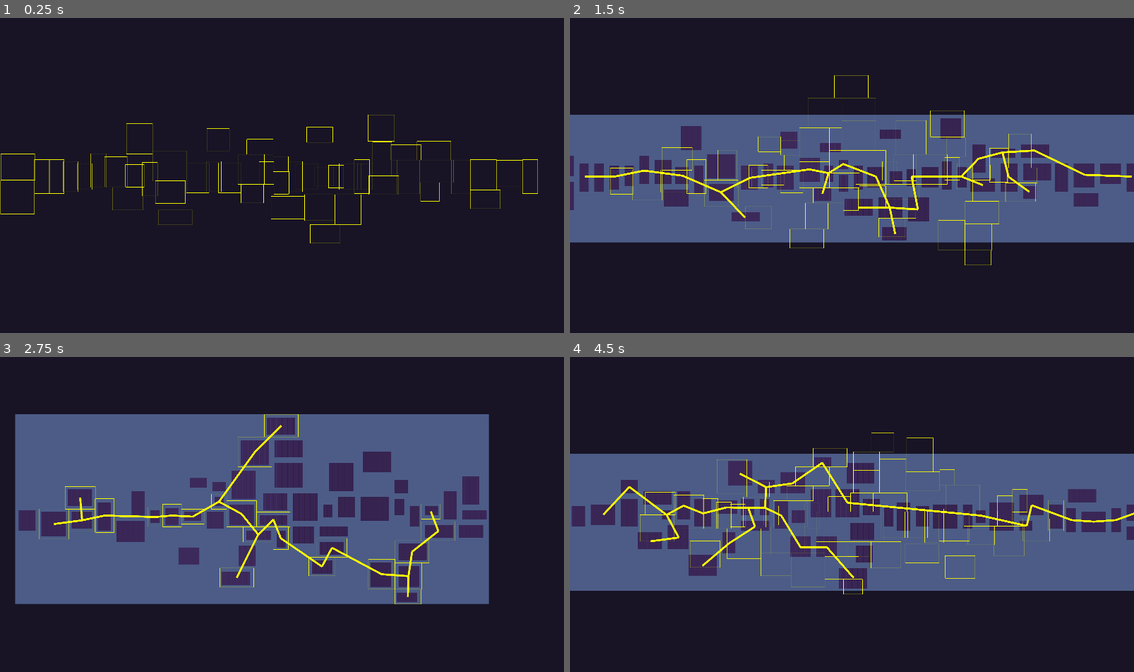
Above: before the commit, frames 1-4 (two rows, left to right).
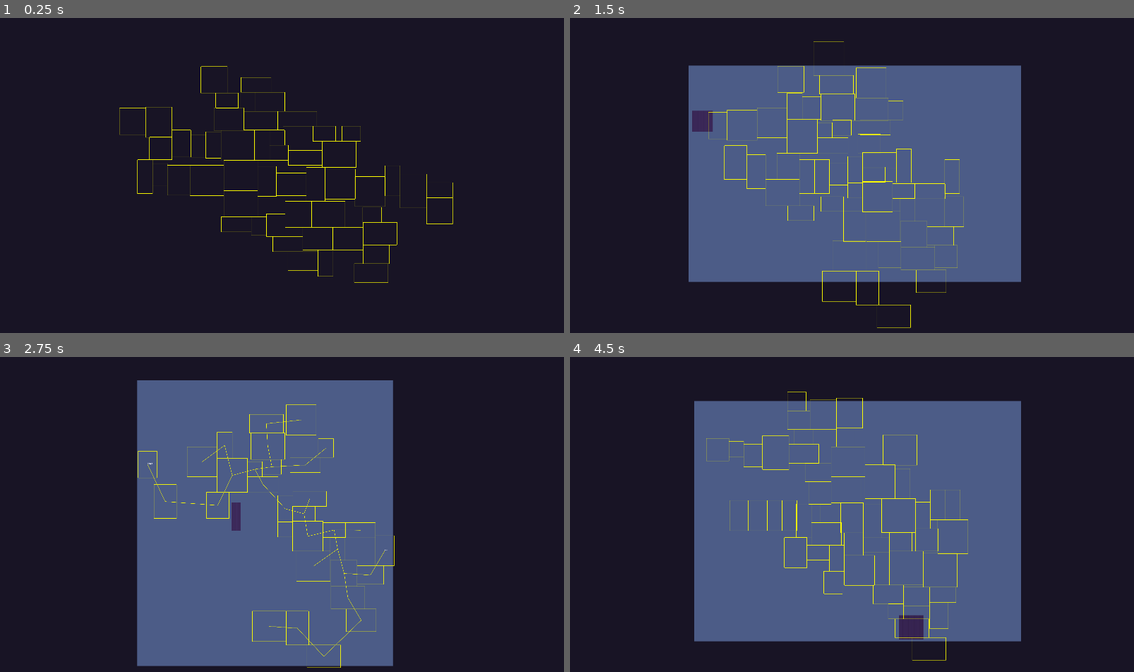
Above: after the commit, the same moments.

Repository: matheusmondenez/my-first-platform-game
Game: Godot game, scene res://wave_shooter/procedural_teste.tscn
Same seed, same stepped clock (60 frames per second), same inputs: the game is played once before the commit and once after it. This scene is started directly instead of the project's main scene.
Inputs (mouse positions are in pixels of both pictures, inside the frame that each line leads up to):
- Up to frame 1 (0.25 s): no input
- Up to frame 2 (1.5 s): tap Enter at 0.5 s; move the mouse to (976, 159) at 0.52 s; press the mouse at (976, 159) at 0.53 s; hold D (right) from 0.53 s (still down); tap W (up) at 0.77 s; move the mouse to (739, 191) at 1.27 s; release the mouse at (739, 191) at 1.28 s; tap Space (dash) at 1.35 s
- Up to frame 3 (2.75 s): tap W (up) at 1.52 s; click (169, 530) at 1.55 s; move the mouse to (338, 445) at 2.02 s; release D (right) at 2.03 s; press the mouse at (338, 445) at 2.03 s; hold A (left) from 2.03 s (still down)
- Up to frame 4 (4.5 s): tap Space (dash) at 2.75, 4.35 s; move the mouse to (823, 577) at 2.77 s; release A (left) at 2.78 s; release the mouse at (823, 577) at 2.78 s; hold D (right) 2.78-4.28 s; tap Tab (toggle_auto_shot) at 2.85 s; tap W (up) at 3.02, 3.77 s; click (823, 577) at 3.05 s; move the mouse to (1021, 561) at 3.52 s; press the mouse at (1021, 561) at 3.53 s; tap Escape (pause) at 4.15 s; move the mouse to (682, 467) at 4.27 s; release the mouse at (682, 467) at 4.28 s; hold A (left) from 4.28 s (still down)

The runs differ from the first frame. In frame 1, 2.4% of the frame differs, in the area x 0-96%, y 15-85%; in frame 2, 40%; in frame 3, 45%, in the area x 2-87%, y 7-99%; in frame 4, 45%.
Error after the commit: Cannot call method 'get_closest_point' on a null value. (res://wave_shooter/procedural_teste.gd:65)

Commit message:
carves corridors connecting rooms

Diff:
--- a/wave_shooter/entities/player/player.gd
+++ b/wave_shooter/entities/player/player.gd
@@ -62,7 +62,7 @@
 
 func move(delta) -> void:
 	direction = Input.get_vector("left", "right", "up", "down")
-	global_position = Vector2(clamp(global_position.x, 25, 1895), clamp(global_position.y, 25, 1055))
+	#global_position = Vector2(clamp(global_position.x, 25, 1895), clamp(global_position.y, 25, 1055))
 	global_position += speed * direction * delta
 
 func dash(delta) -> void:
--- a/wave_shooter/procedural_teste.gd
+++ b/wave_shooter/procedural_teste.gd
@@ -1,8 +1,9 @@
 extends Node2D
 
 @onready var Map: TileMapLayer = $TileMapLayer
-
+var Player = preload("res://wave_shooter/entities/player/player.tscn")
 var Room = preload("res://wave_shooter/teste.tscn")
+var font = preload("res://wave_shooter/assets/fonts/MonomaniacOne-Regular.ttf")
 var tile_size = 16
 var num_rooms = 50
 var min_size = 4
@@ -10,7 +11,11 @@
 var hspread = 400
 var cull = 0.5
 
-var path
+var path: AStar2D
+var start_room = null
+var end_room = null
+var play_mode = false
+var player = null
 
 func _ready():
 	randomize()
@@ -18,7 +23,8 @@
 
 func make_rooms():
 	for i in range(num_rooms):
-		var pos = Vector2(randi_range(-hspread, hspread), 0) # Vector2.ZERO -> Pode deixar ZERO se não for necessário horizontalizar o mapa
+		#var pos = Vector2(randi_range(-hspread, hspread), 0) # Vector2.ZERO -> Pode deixar ZERO se não for necessário horizontalizar o mapa
+		var pos = Vector2.ZERO
 		var r = Room.instantiate()
 		var w = min_size + randi() % (max_size - min_size)
 		var h = min_size + randi() % (max_size - min_size)
@@ -36,6 +42,8 @@
 	path = find_minimum_spanning_tree(room_positions)
 
 func make_map():
+	find_start_room()
+	find_end_room()
 	Map.clear()
 	var full_rect = Rect2()
 	for room in $Rooms.get_children():
@@ -46,6 +54,7 @@
 	for x in range(topleft.x, bottomright.x):
 		for y in range(topleft.y, bottomright.y):
 			Map.set_cell(Vector2i(x, y), 1, Vector2i(13, 3), 0)
+	var corridors = []
 	for room in $Rooms.get_children():
 		var s = (room.size/tile_size).floor()
 		var pos = Map.local_to_map(room.position)
@@ -53,8 +62,43 @@
 		for x in range(2, s.x * 2 - 1):
 			for y in range(2, s.y * 2 - 1):
 				Map.set_cell(Vector2i(ul.x + x, ul.y + y), 1, Vector2i(3, 1), 0)
+		var p = path.get_closest_point(room.position)
+		for conn in path.get_point_connections(p):
+			if not conn in corridors:
+				var start = Map.local_to_map(Vector2(path.get_point_position(p).x, path.get_point_position(p).y))
+				var end = Map.local_to_map(Vector2(path.get_point_position(conn).x, path.get_point_position(conn).y))
+				carve_path(start, end)
+		corridors.append(p)
+
+func carve_path(pos1, pos2):
+	var x_diff = sign(pos2.x - pos1.x)
+	var y_diff = sign(pos2.y - pos1.y)
+	if x_diff == 0:
+		x_diff = pow(-1, randi() % 2)
+	if y_diff == 0:
+		y_diff = pow(-1, randi() % 2)
+	var x_y = pos1
+	var y_x = pos2
+	if (randi() % 2) > 0:
+		x_y = pos2
+		y_x = pos1
+	for x in range(pos1.x, pos2.x, x_diff):
+		await get_tree().process_frame
+		Map.set_cell(Vector2i(x, x_y.y), 1, Vector2i(3, 1))
+		Map.set_cell(Vector2i(x, x_y.y + y_diff), 1, Vector2i(3, 1)) # Aumenta a largura do corredor
+	await get_tree().create_timer(2).timeout
+	for y in range(pos1.y, pos2.y, y_diff):
+		await get_tree().process_frame
+		Map.set_cell(Vector2i(y_x.x, y), 1, Vector2i(3, 1))
+		Map.set_cell(Vector2i(y_x.x + x_diff, y), 1, Vector2i(3, 1)) # Aumenta a largura do corredor
 
 func _draw():
+	if start_room:
+		draw_string(font, start_room.position, "START")
+	if end_room:
+		draw_string(font, end_room.position, "END")
+	if play_mode:
+		return
 	for room in $Rooms.get_children():
 		draw_rect(Rect2(room.position - room.size, room.size * 2), Color(32, 228, 0), false)
 	if path:
@@ -62,18 +106,29 @@
 			for c in path.get_point_connections(p):
 				var pp = path.get_point_position(p)
 				var cp = path.get_point_position(c)
-				draw_line(Vector2(pp.x, pp.y), Vector2(cp.x, cp.y), Color(1, 1, 0), 15, true)
+				draw_line(Vector2(pp.x, pp.y), Vector2(cp.x, cp.y), Color(1, 1, 0), 1, true)
 
 func _process(delta: float):
 	queue_redraw()
 
 func _input(event: InputEvent):
 	if event.is_action_pressed("jump"):
+		if play_mode:
+			player.queue_free()
+			play_mode = false
 		for n in $Rooms.get_children():
 			n.queue_free()
+		path = null
+		start_room = null
+		end_room = null
 		make_rooms()
 	if event.is_action_pressed("shoot"):
 		make_map()
+	if event.is_action_pressed("pause"):
+		player = Player.instantiate()
+		add_child(player)
+		player.position = start_room.position
+		play_mode = true
 
 func find_minimum_spanning_tree(nodes):
 	var path = AStar2D.new()
@@ -94,3 +149,17 @@
 		path.connect_points(path.get_closest_point(p), n)
 		nodes.erase(min_p)
 	return path
+
+func find_start_room():
+	var min_x = INF
+	for room in $Rooms.get_children():
+		if room.position.x < min_x:
+			start_room = room
+			min_x = room.position.x
+
+func find_end_room():
+	var max_x = -INF
+	for room in $Rooms.get_children():
+		if room.position.x > max_x:
+			end_room = room
+			max_x = room.position.x
--- a/wave_shooter/procedural_teste.tscn
+++ b/wave_shooter/procedural_teste.tscn
@@ -9,6 +9,7 @@
 3:1/0 = 0
 
 [sub_resource type="TileSet" id="TileSet_iwb0r"]
+terrain_set_0/mode = 0
 sources/1 = SubResource("TileSetAtlasSource_2qd3i")
 
 [node name="ProceduralTeste" type="Node2D"]
